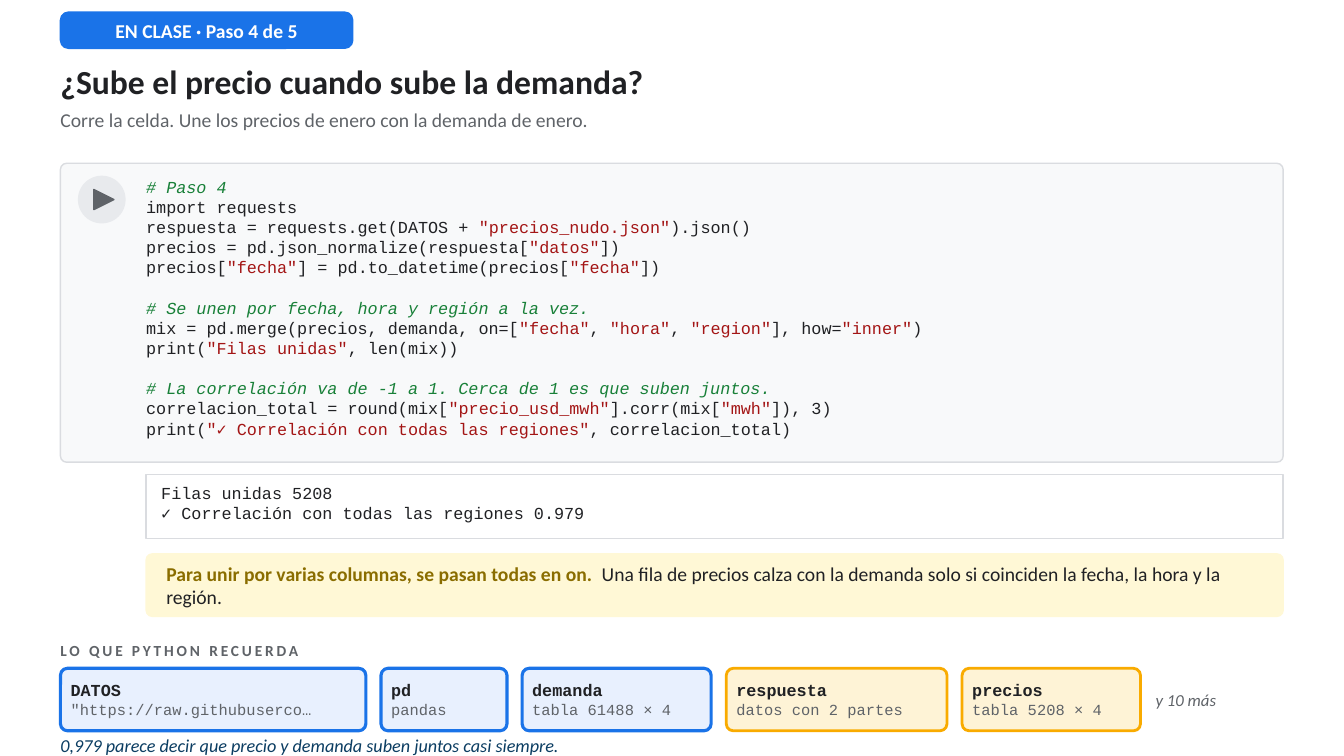
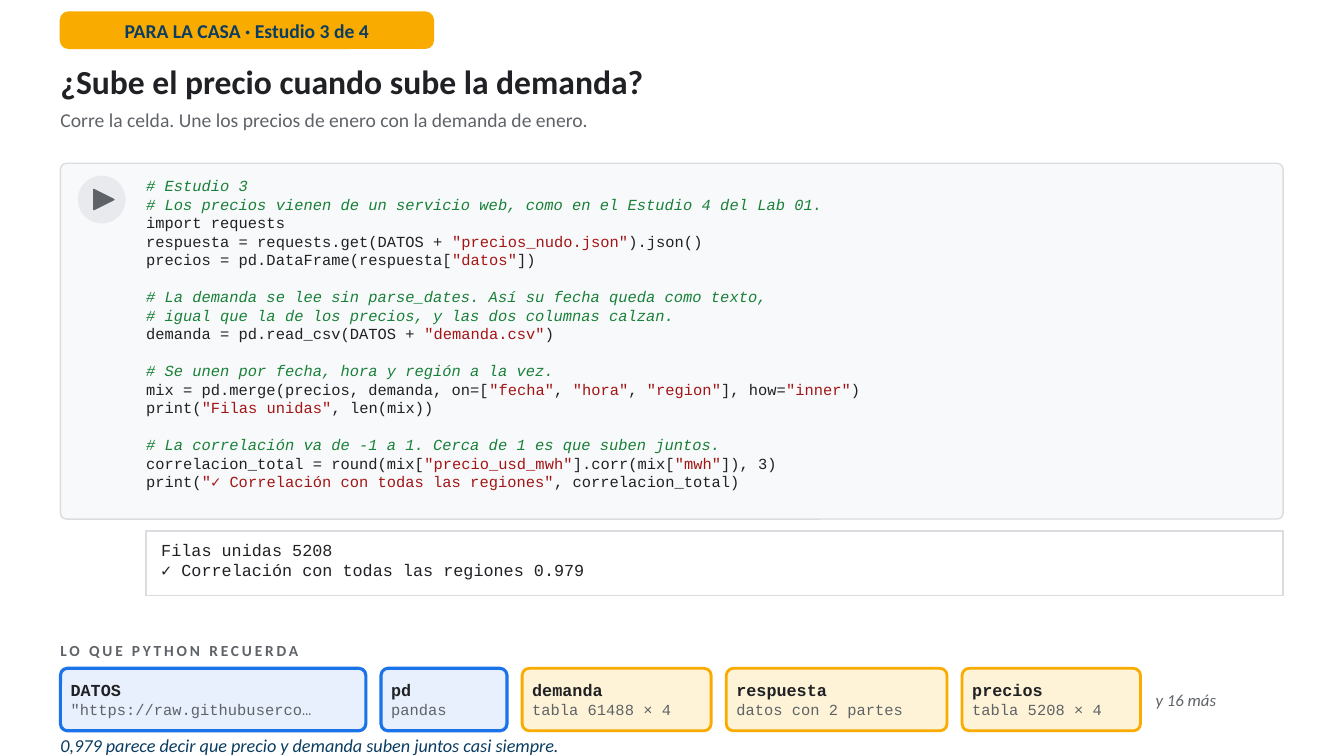
Before and after one commit to RodrigoMSB/curso-python-minergia, a slide deck: slide 48 of presentaciones/Simulador_Lab02_guiado.pptx (slide 21 before the commit). Drawn at 1344x756 pixels with LibreOffice and Linux fonts; fonts in the diff are those of the drawing. Boxes give left, top, right and bottom in pixels: in the first picture for what was removed or moved away, otherwise in the second. Text is boxed around its words. In the diff, an @@ line names an element or a change of style, - is before the commit and + after.

```diff
--- a/presentaciones/Simulador_Lab02_guiado.pptx
+++ b/presentaciones/Simulador_Lab02_guiado.pptx
@@ rounded rectangle: place and size @@
-rounded rectangle at <box>60,12,353,48</box>
+rounded rectangle at <box>60,12,434,48</box>
@@ rounded rectangle at <box>60,12,434,48</box>: fill #1A73E8 to #F9AB00; outline #1A73E8 1 pt to #F9AB00 1 pt @@
@@ text removed at <box>115,24,298,38</box> @@
-EN CLASE · Paso 4 de 5
@@ text added at <box>125,24,369,38</box>, 14 pt, text #0B3D62, bold @@
+PARA LA CASA · Estudio 3 de 4
@@ rounded rectangle: place and size @@
-rounded rectangle at <box>60,163,1284,462</box>
+rounded rectangle at <box>60,163,1284,519</box>
@@ rounded rectangle at <box>60,163,1284,519</box>: proportions changed @@
@@ text at <box>165,180,822,213</box>: text changed; size 12 to 11 pt @@
-# Paso 4
+# Estudio 3
+# Los precios vienen de un servicio web, como en el Estudio 4 del Lab 01.
@@ text at <box>146,217,860,490</box>: size 12 to 11 pt in "import requests", "respuesta = requests.get(DATOS + "precios_nudo.json").json()", "# Se unen por fecha, hora y ...", "mix = pd.merge(precios, demanda, on=["fecha", "hora", "regio ..." and 4 more places @@
@@ text at <box>146,254,767,343</box>: text changed; size 12 to 11 pt; text colour #202124 to #188038; italic on @@
-precios = pd.json_normalize(respuesta["datos"])
-precios["fecha"] = pd.to_datetime(precios["fecha"])
+precios = pd.DataFrame(respuesta["datos"])
+# La demanda se lee sin parse_dates. Así su fecha queda como texto,
+# igual que la de los precios, y las dos columnas calzan.
+demanda = pd.read_csv(DATOS + "demanda.csv")
@@ rectangle: place and size @@
-rectangle at <box>146,475,1284,539</box>
+rectangle at <box>146,531,1284,596</box>
@@ text "Filas unidas 5208": place and size @@
-text "Filas unidas 5208" at <box>161,487,584,523</box>
+text "Filas unidas 5208" at <box>161,544,584,580</box>
@@ rounded rectangle removed at <box>146,555,1284,617</box> @@
@@ text removed at <box>166,567,1220,608</box> @@
-Para unir por varias columnas, se pasan todas en on. Una fila de precios calza con la demanda solo si coinciden la fecha, la hora y la región.
@@ rounded rectangle at <box>522,668,712,731</box>: fill #E8F0FE to #FEF3D6; outline #1A73E8 2.25 pt to #F9AB00 2 pt @@
@@ text at <box>1156,694,1216,709</box>: text changed @@
-y 10 más
+y 16 más
```
Also in this commit, not shown: 39 other slides changed, 11 slides added, 1 slide removed, 22 other files.
